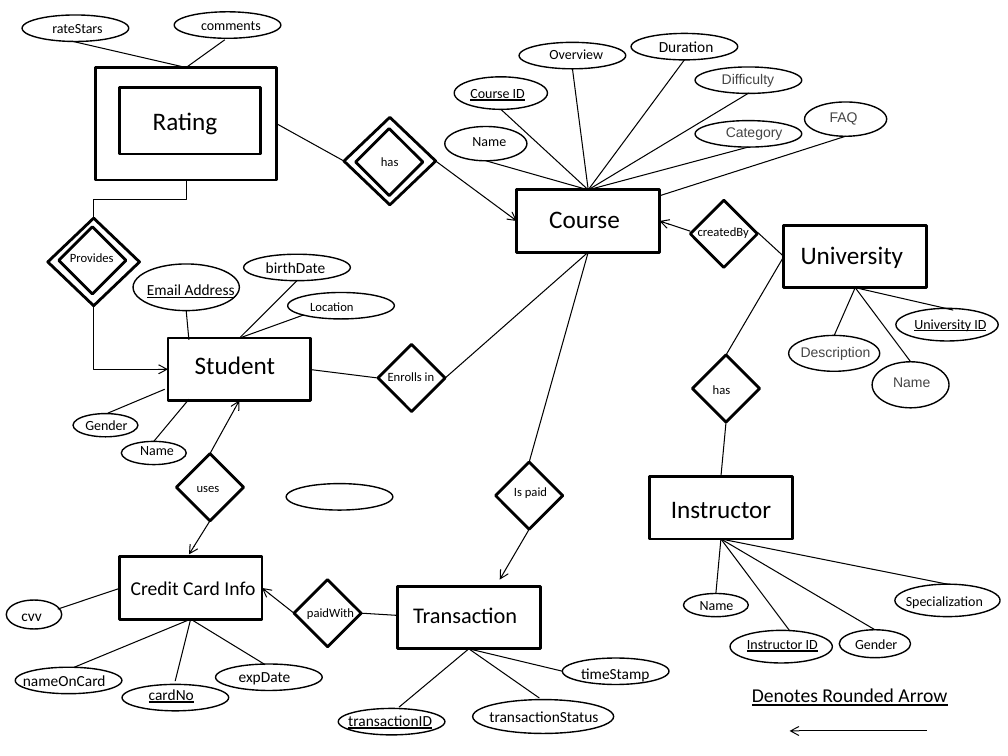
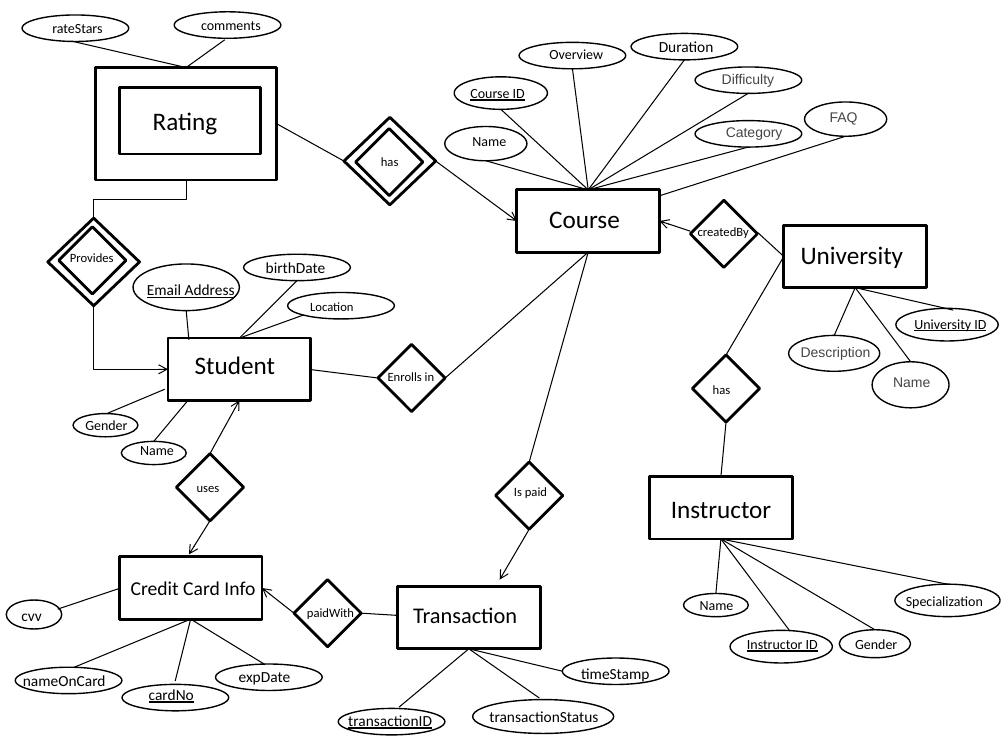
Before and after one commit to vsuhaskumar/DatabaseCourseProject, a slide deck: slide 1 of ERModel_Group5.pptx. Drawn at 1008x756 pixels with LibreOffice and Linux fonts; fonts in the diff are those of the drawing. Boxes give left, top, right and bottom in pixels: in the first picture for what was removed or moved away, otherwise in the second. Text is boxed around its words. In the diff, an @@ line names an element or a change of style, - is before the commit and + after.

Commit message:
Removed unused attribute bubble

```diff
--- a/ERModel_Group5.pptx
+++ b/ERModel_Group5.pptx
@@ ellipse removed at (x1=286, y1=484, x2=393, y2=510) @@
@@ text removed at (x1=752, y1=688, x2=947, y2=706) @@
-Denotes Rounded Arrow
@@ arrow removed from (926, 731) to (789, 731) @@
```
